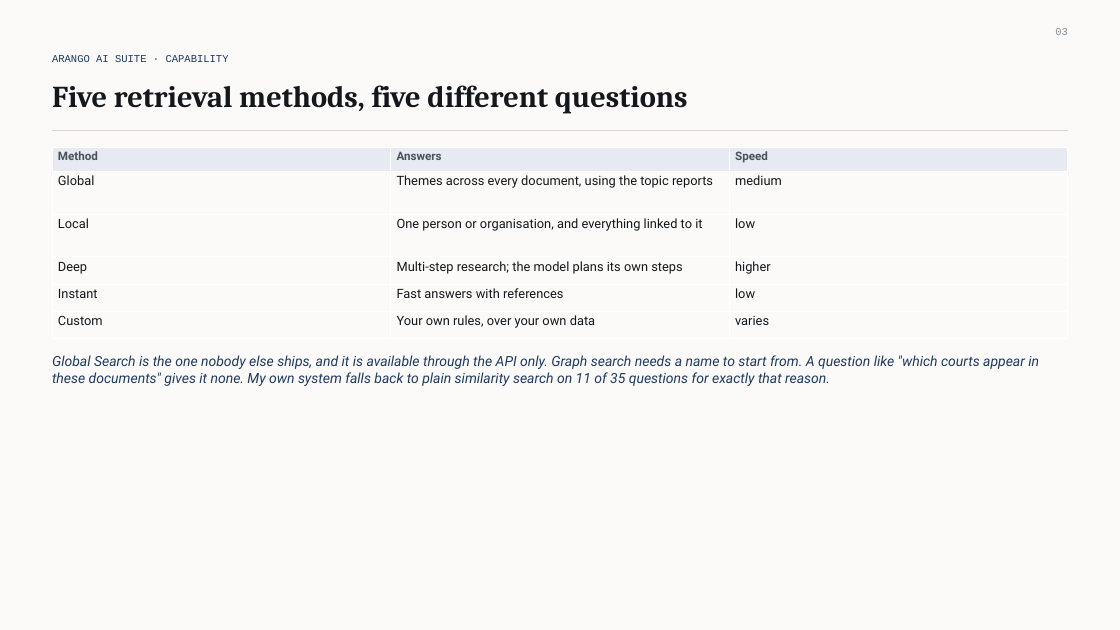
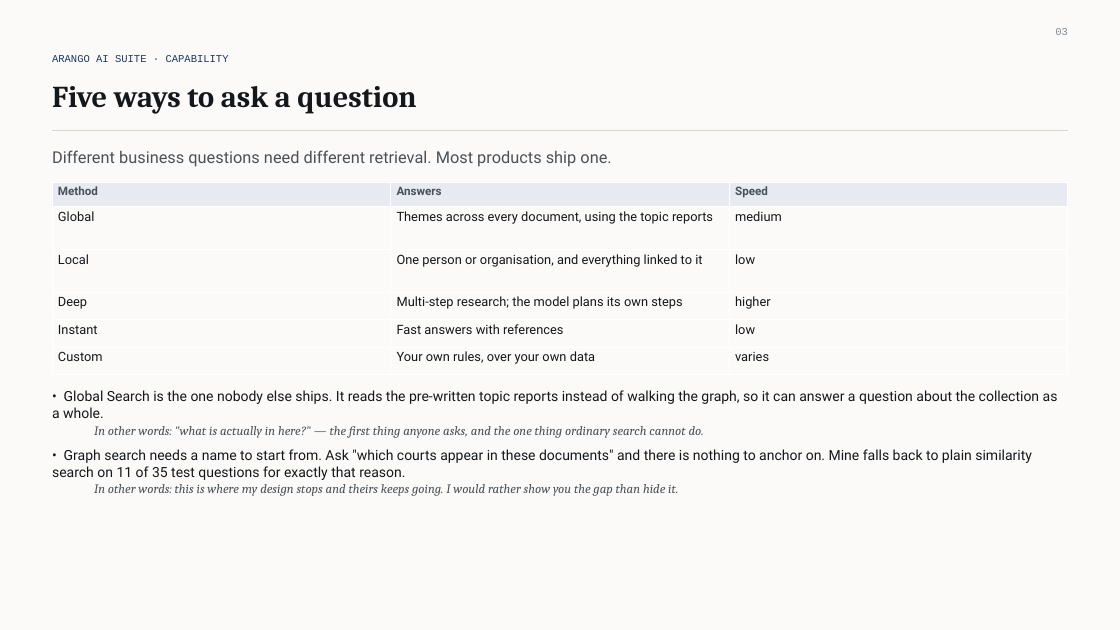
Before and after one commit to extempore66/graph-rag-llm-legal-docs, a slide deck: slide 4 of presos/Graph_RAG_Interview_Deck.pptx. Drawn at 1120x630 pixels with LibreOffice and Linux fonts; fonts in the diff are those of the drawing. Boxes give left, top, right and bottom in pixels: in the first picture for what was removed or moved away, otherwise in the second. Text is boxed around its words. In the diff, an @@ line names an element or a change of style, - is before the commit and + after.

```diff
--- a/presos/Graph_RAG_Interview_Deck.pptx
+++ b/presos/Graph_RAG_Interview_Deck.pptx
@@ text at (52,86,416,114): text changed @@
-Five retrieval methods, five different questions
+Five ways to ask a question
@@ text added at (52,150,611,167), 14 pt, text #4A5158 @@
+Different business questions need different retrieval. Most products ship one.
@@ table: place and size @@
-table at (52,147,1068,339)
+table at (52,182,1068,375)
@@ text at (52,390,1058,496): text changed; text colour #1E3A5F to #14171B; italic off @@
-Global Search is the one nobody else ships, and it is available through the API only. Graph search needs a name to start from. A question like "which courts appear in these documents" gives it none. My own system falls back to plain similarity search on 11 of 35 questions for exactly that reason.
+• Global Search is the one nobody else ships. It reads the pre-written topic reports instead of walking the graph, so it can answer a question about the collection as a whole.
+  In other words: "what is actually in here?" — the first thing anyone asks, and the one thing ordinary search cannot do.
+• Graph search needs a name to start from. Ask "which courts appear in these documents" and there is nothing to anchor on. Mine falls back to plain similarity search on 11 of 35 test questions for exactly that reason.
+  In other words: this is where my design stops and theirs keeps going. I would rather show you the gap than hide it.
```
Also in this commit, not shown: 8 other slides changed, 2 slides removed, 2 other files.
